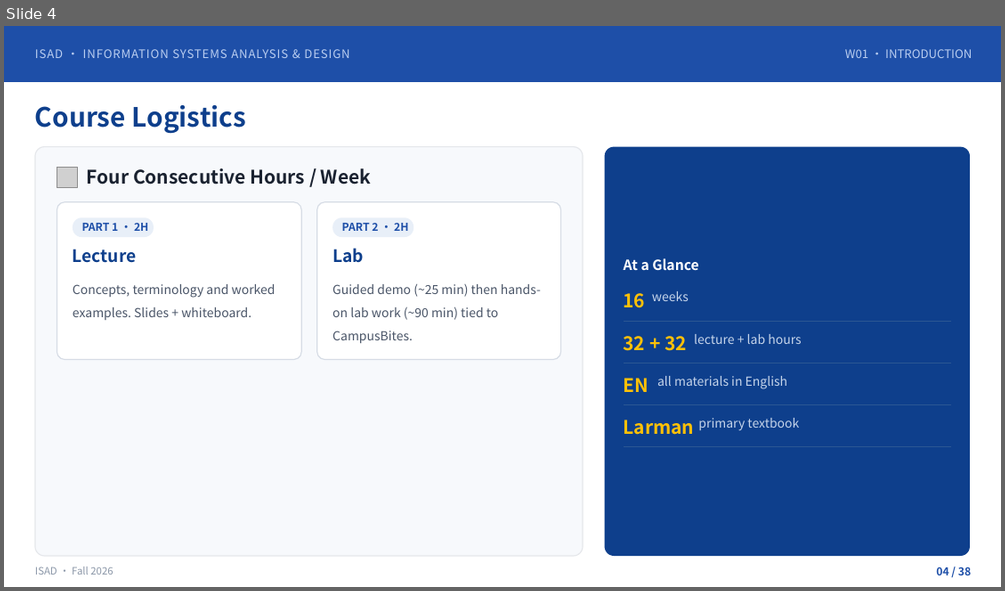
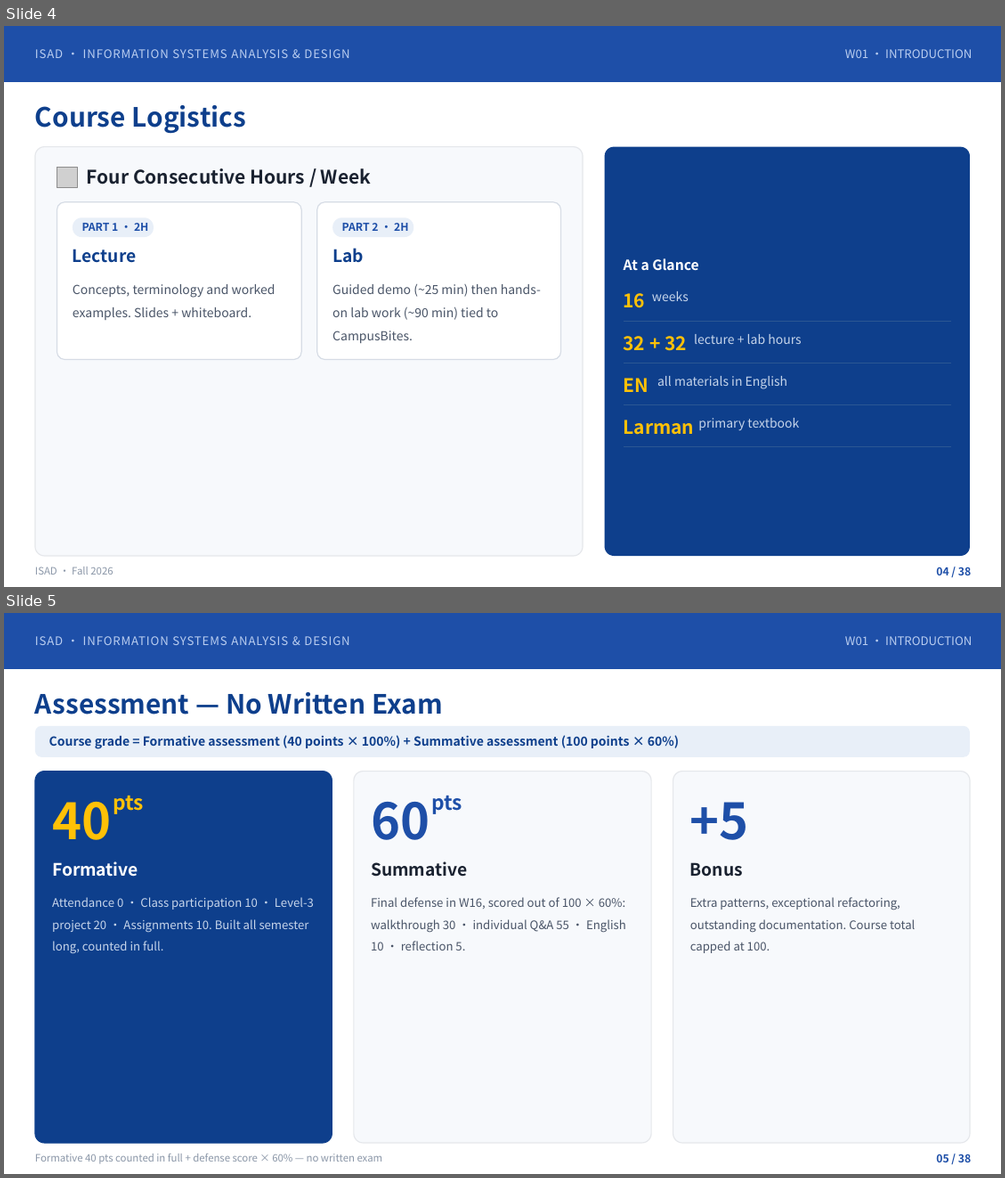
Before and after one commit to klausren/isad-course, a slide deck: 01-slides/W01-Introduction-Systems-Analysts-and-OOAD.pptx. Shown one above the other, each under a label of ours: slide 4 before the commit, slides 4 and 5 after it. The pictures are 1005x591 and 1005x1178 pixels, drawn with LibreOffice and Linux fonts; fonts in the diff are those of the drawing; grey boxes stand for pictures. Boxes give left, top, right and bottom in pixels: in the first picture for what was removed or moved away, otherwise in the second. Text is boxed around its words. In the diff, an @@ line names an element or a change of style, - is before the commit and + after.

Commit message:
Align grading with the official university formula
Course grade = Formative assessment (40 pts x 100%) + Summative
assessment (100 pts x 60%). The old 50/40/10 split is gone.

Formative 40 pts: attendance 0 (recorded, not scored) · class
participation 10 (weekly exercises 4, W05 client-review questions 2,
peer critique 2, engagement & English 2) · Level-3 project 20
(milestones 14: M0 1 / M1 3 / M2 4 / M3 3 / M4 3, plus individual
contribution & Git 6) · assignments 10 (5 homework sets x 2).

Summative 100 pts = W16 defense: walkthrough 30 + individual Q&A 55 +
English 10 + reflection & contribution report 5, weighted at 60%.

Bonus rescaled to +5 max (was 10%); sharp review questions moved into
class participation. Mid-term review stays formative, not scored.

Updated: grading rubric (restructured F/S items), syllabus, project
guidebook, brief, deadline guide refs, Lab-02, W01 deck P05-P06 and
lecture script. W01 pptx re-rendered (38 pages, all SVGs valid).

```diff
--- a/01-slides/W01-Introduction-Systems-Analysts-and-OOAD.pptx
+++ b/01-slides/W01-Introduction-Systems-Analysts-and-OOAD.pptx
@@ slide 5 added at [4, 613, 1001, 1174], background #FFFFFF @@
@@ rectangle added at [4, 613, 1001, 669], fill #1E4FA8 @@
@@ text added at [35, 636, 349, 645], 11.2 pt, text #B9CDF0 @@
+ISAD · INFORMATION SYSTEMS ANALYSIS & DESIGN
@@ text added at [845, 636, 971, 645], 11.2 pt, text #B9CDF0 @@
+W01 · INTRODUCTION
@@ text added at [35, 692, 443, 714], 25.5 pt, text #0E3F8C, bold @@
+Assessment — No Written Exam
@@ rounded rectangle added at [35, 726, 971, 757], fill #E8EFF8 @@
@@ text added at [49, 735, 679, 749], 12 pt, text #0E3F8C, bold @@
+Course grade = Formative assessment (40 points × 100%) + Summative assessment (100 points × 60%)
@@ rounded rectangle added at [35, 771, 332, 1143], fill #0E3F8C, outline #0E3F8C 1 pt @@
@@ rounded rectangle added at [354, 771, 652, 1143], fill #F7F9FC, outline #E5E7EB 1 pt @@
@@ rounded rectangle added at [673, 771, 971, 1143], fill #F7F9FC, outline #E5E7EB 1 pt @@
@@ text added at [113, 795, 144, 814], 19.5 pt, text #FFC107, bold @@
+pts
@@ text added at [431, 795, 462, 814], 19.5 pt, text #1E4FA8, bold @@
+pts
@@ text added at [52, 801, 111, 840], 48 pt, text #FFC107, bold @@
+40
@@ text added at [371, 802, 429, 840], 48 pt, text #1E4FA8, bold @@
+60
@@ text added at [690, 802, 749, 840], 48 pt, text #1E4FA8, bold @@
++5
@@ text added at [52, 861, 138, 876], 16.5 pt, text #FFFFFF, bold @@
+Formative
@@ text added at [371, 861, 467, 876], 16.5 pt, text #1A2230, bold @@
+Summative
@@ text added at [690, 862, 743, 876], 16.5 pt, text #1A2230, bold @@
+Bonus
@@ text added at [52, 897, 314, 954], 11.2 pt, text #C5D4EA @@
+Attendance 0 · Class participation 10 · Level-3 project 20 · Assignments 10. Built all semester long, counted in full.
@@ text added at [371, 897, 626, 950], 11.2 pt, text #4A5568 @@
+Final defense in W16, scored out of 100 × 60%: walkthrough 30 · individual Q&A 55 · English 10 · reflection 5.
@@ text added at [690, 897, 914, 953], 11.2 pt, text #4A5568 @@
+Extra patterns, exceptional refactoring, outstanding documentation. Course total capped at 100.
@@ text added at [35, 1153, 383, 1164], 9.8 pt, text #8B97A8 @@
+Formative 40 pts counted in full + defense score × 60% — no written exam
@@ text added at [936, 1154, 971, 1162], 10.5 pt, text #1E4FA8, bold @@
+05 / 38
```
Also in this commit, not shown: 1 slide changed, 1 slide removed, 4 other files.
